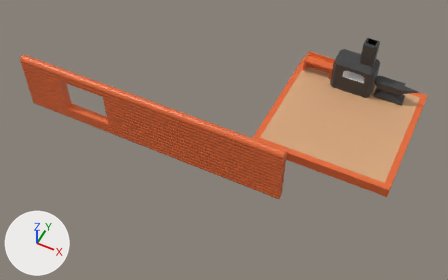
What one commit did to the FBX model Assets/Models/Tables.fbx.
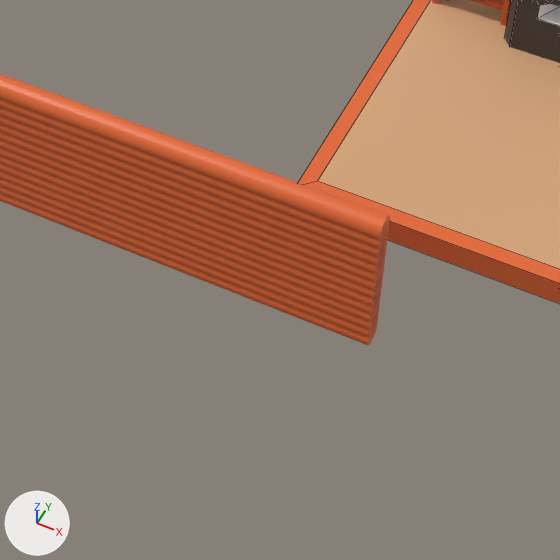
Each version appears first whole from a 50 mm camera at (13.7, -47.9, 66.3) aimed at (-13.0, 5.4, -0.3), and next in a close-up on the part from 31% to 78% of the width and 25% to 100% of the height. The axes (+X, +Y, +Z) are drawn at lower left. The lights are the same throughout. The close-ups show mesh edges as thin lines. Where no turn or scale is listed for an object, it has been applied to the vertices.

Script lines for the objects in view, before the commit:
```python
me_cube_002 = bpy.data.meshes.new('Cube.002')
me_cube_002.from_pydata(...)  # 68 vertices, 71 faces; spans x -2.66..3.61, y -1.0..2.7, z -1.01..8.66
# faces by material slot: [58, 8, 5]
me_cube_002.materials.append(mat_material_002)  # black #3f3f3f
me_cube_002.materials.append(mat_material_003)  # white #e7e7e7
me_cube_002.materials.append(mat_material_004)  # black #000000
me_cube_005 = bpy.data.meshes.new('Cube.005')
me_cube_005.from_pydata(...)  # 16 vertices, 14 faces; spans x -10.0..10.0, y -10.0..10.0, z -0.8..0.8
# faces by material slot: [12, 2]
me_cube_005.materials.append(mat_material_001)  # orange #e76b35
me_cube_005.materials.append(mat_material_005)  # beige #d6a67b
me_cylinder_005 = bpy.data.meshes.new('Cylinder.005')
me_cylinder_005.from_pydata(...)  # 1223 vertices, 426 faces; spans x -10.0..10.0, y -0.7..0.6, z -0.6..8.6
me_cylinder_005.materials.append(mat_material_009)  # orange #e76b35
ob_cube_001 = bpy.data.objects.new('Cube.001', me_cube_002)
ob_cube_001.location = (-0.45, 22.57, 1.02)
ob_cube_002 = bpy.data.objects.new('Cube.002', me_cube_005)
ob_cube_002.location = (0.93, 16.29, 0.0)
ob_cylinder_001 = bpy.data.objects.new('Cylinder.001', me_cylinder_005)
ob_cylinder_001.location = (-31.62, -0.67, 0.55)
# also in view: 'Cylinder' at (-11.6, -0.7, 4.6)
```
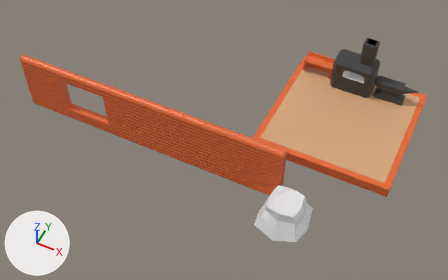
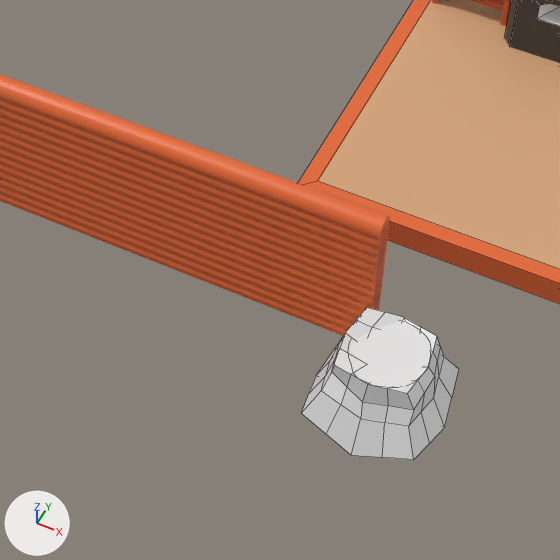
Changed parts and their boxes (x1, y1, x2, y2) in the close-ups (560 x 560 px):
'Cube.003', added
    after: (302, 307, 459, 460)
    faces in mat_material_006 (white #e7e7e7): (302, 307, 459, 460)
    faces in mat_material_007 (white #e7e7e7): (350, 321, 431, 387)

The change, as a list of edits to the scene's bpy script:
```text
Add mat_material_007:
    mat_material_007 = principled_material('Material.007')
    mat_material_007.base_color = (0.8, 0.8, 0.8)  # white #e7e7e7
Add mat_material_006:
    mat_material_006 = principled_material('Material.006')
    mat_material_006.base_color = (0.8, 0.8, 0.8)  # white #e7e7e7
Add me_cube_003:
    me_cube_003.from_pydata(...)  # 114 vertices, 81 faces; spans x -3.37..3.4, y -3.47..3.36, z -1.52..3.82
    # faces by material slot: [80, 1]
    me_cube_003.materials.append(mat_material_006)  # white #e7e7e7
    me_cube_003.materials.append(mat_material_007)  # white #e7e7e7
Add ob_cube_003:
    ob_cube_003 = bpy.data.objects.new('Cube.003', me_cube_003)
    ob_cube_003.location = (0.0, -3.45, 0.0)
```
